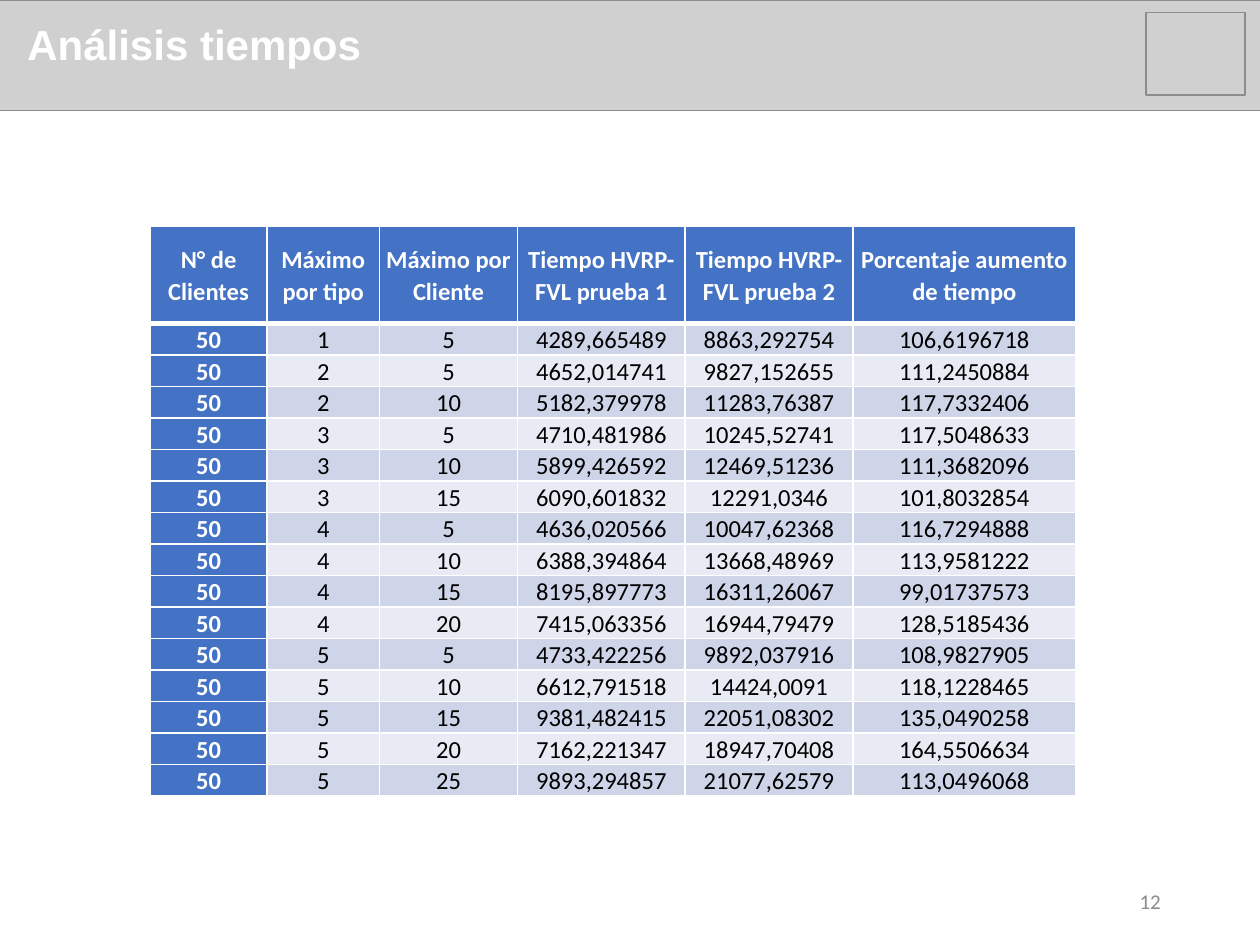
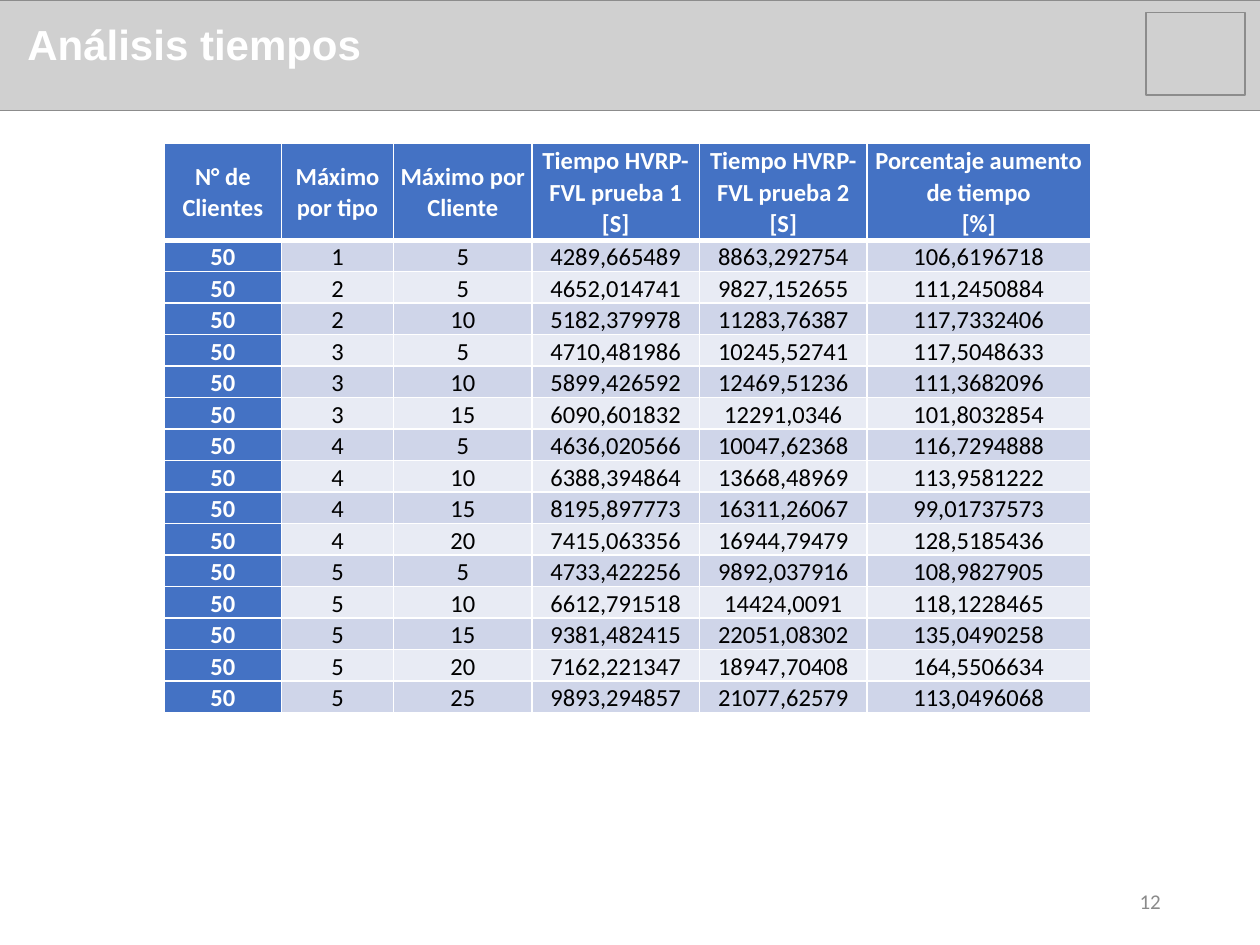
Before and after one commit to Moyaxon/tesis_entrega, a slide deck: slide 12 of Defensa de Tesis.pptx. Drawn at 1260x945 pixels with LibreOffice and Linux fonts; fonts in the diff are those of the drawing; grey boxes stand for pictures. Boxes give left, top, right and bottom in pixels: in the first picture for what was removed or moved away, otherwise in the second. Text is boxed around its words. In the diff, an @@ line names an element or a change of style, - is before the commit and + after.

```diff
--- a/Defensa de Tesis.pptx
+++ b/Defensa de Tesis.pptx
@@ table at box(164, 142, 1090, 713) @@
-row 1: N° de Clientes | Máximo por tipo | Máximo por Cliente | Tiempo HVRP-FVL prueba 1 | Tiempo HVRP-FVL prueba 2 | Porcentaje aumento de tiempo
+row 1: N° de Clientes | Máximo por tipo | Máximo por Cliente | Tiempo HVRP-FVL prueba 1 [S] | Tiempo HVRP-FVL prueba 2 [S] | Porcentaje aumento de tiempo [%]
@@ table: place and size @@
-table at box(150, 226, 1076, 796)
+table at box(164, 142, 1090, 713)
```
Also in this commit, not shown: 8 other slides changed, 1 slide added, 4 other files.
